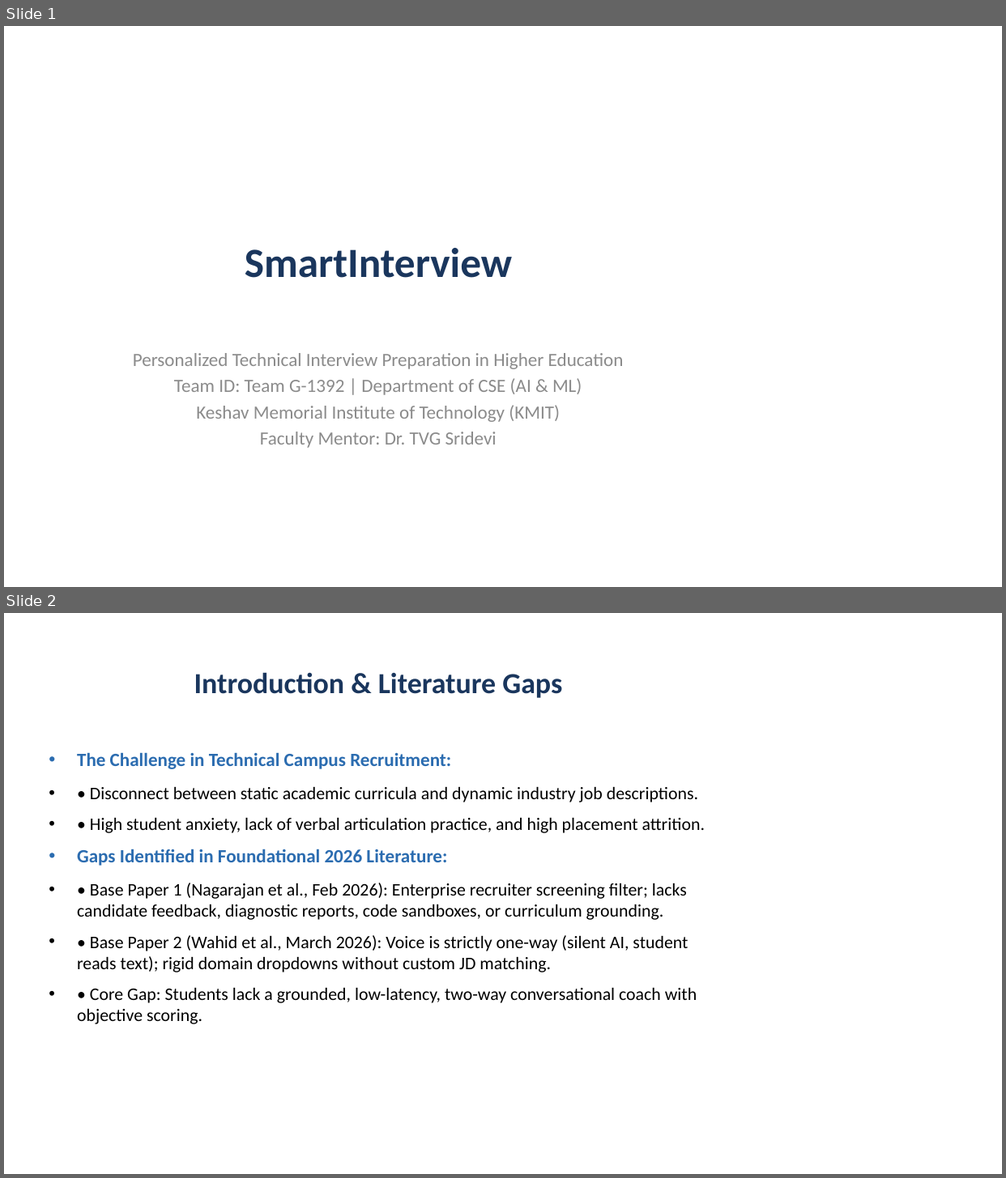
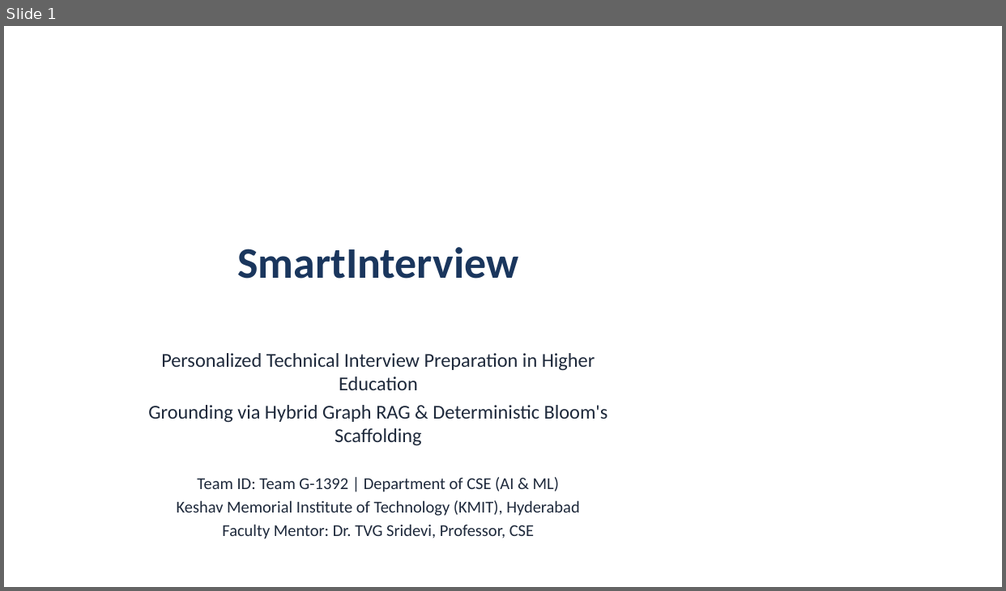
Before and after one commit to Ranith11/SmartInterview-team-main, a slide deck: SmartInterview_Deliverables/04_Presentation_and_Defense/SmartInterview_Project_Presentation.pptx. Shown one above the other, each under a label of ours: slides 1 and 2 before the commit, slide 1 after it. The pictures are 1006x1178 and 1006x591 pixels, drawn with LibreOffice and Linux fonts; fonts in the diff are those of the drawing. Boxes give left, top, right and bottom in pixels: in the first picture for what was removed or moved away, otherwise in the second. Text is boxed around its words. In the diff, an @@ line names an element or a change of style, - is before the commit and + after.

Commit message:
docs: complete synchronization of SRS, PPT, Research Paper, Master Encyclopedia, and deliverables with embedded diagrams, screenshots, and 355-test matrix

```diff
--- a/SmartInterview_Deliverables/04_Presentation_and_Defense/SmartInterview_Project_Presentation.pptx
+++ b/SmartInterview_Deliverables/04_Presentation_and_Defense/SmartInterview_Project_Presentation.pptx
@@ slide 2 removed at <box>4,613,1002,1174</box>, background #FFFFFF @@
@@ title removed at <box>194,672,562,698</box> @@
-Introduction & Literature Gaps
@@ text removed at <box>77,752,705,1024</box> @@
-• The Challenge in Technical Campus Recruitment:
-• • Disconnect between static academic curricula and dynamic industry job descriptions.
-• • High student anxiety, lack of verbal articulation practice, and high placement attrition.
-• Gaps Identified in Foundational 2026 Literature:
-• • Base Paper 1 (Nagarajan et al., Feb 2026): Enterprise recruiter screening filter; lacks candidate feedback, diagnostic reports, code sandboxes, or curriculum grounding.
-• • Base Paper 2 (Wahid et al., March 2026): Voice is strictly one-way (silent AI, student reads text); rigid domain dropdowns without custom JD matching.
-• • Core Gap: Students lack a grounded, low-latency, two-way conversational coach with objective scoring.
@@ slide 1 changed as well @@
@@ title "SmartInterview" at <box>237,247,518,279</box>: size 40 to 42 pt @@
@@ subtitle at <box>161,353,595,493</box>: size 18 to 19 pt in "Personalized Technical Interview Preparation in Higher Educa ..."; text colour #8C8C8C to #1E293B in "Personalized Technical Interview Preparation in Higher Educa ...", "Team ID: Team G-1392 | Department of ..."; size 18 to 16 pt in "Team ID: Team G-1392 | Department of ..." @@
@@ subtitle at <box>148,405,608,446</box>: paragraph added @@
+Grounding via Hybrid Graph RAG & Deterministic Bloom's Scaffolding
@@ subtitle at <box>177,501,580,540</box>: text changed; size 18 to 16 pt; text colour #8C8C8C to #1E293B @@
-Keshav Memorial Institute of Technology (KMIT)
-Faculty Mentor: Dr. TVG Sridevi
+Keshav Memorial Institute of Technology (KMIT), Hyderabad
+Faculty Mentor: Dr. TVG Sridevi, Professor, CSE
```
Also in this commit, not shown: 1 other slide changed, 12 slides added, 8 other slides removed, 26 other files.
